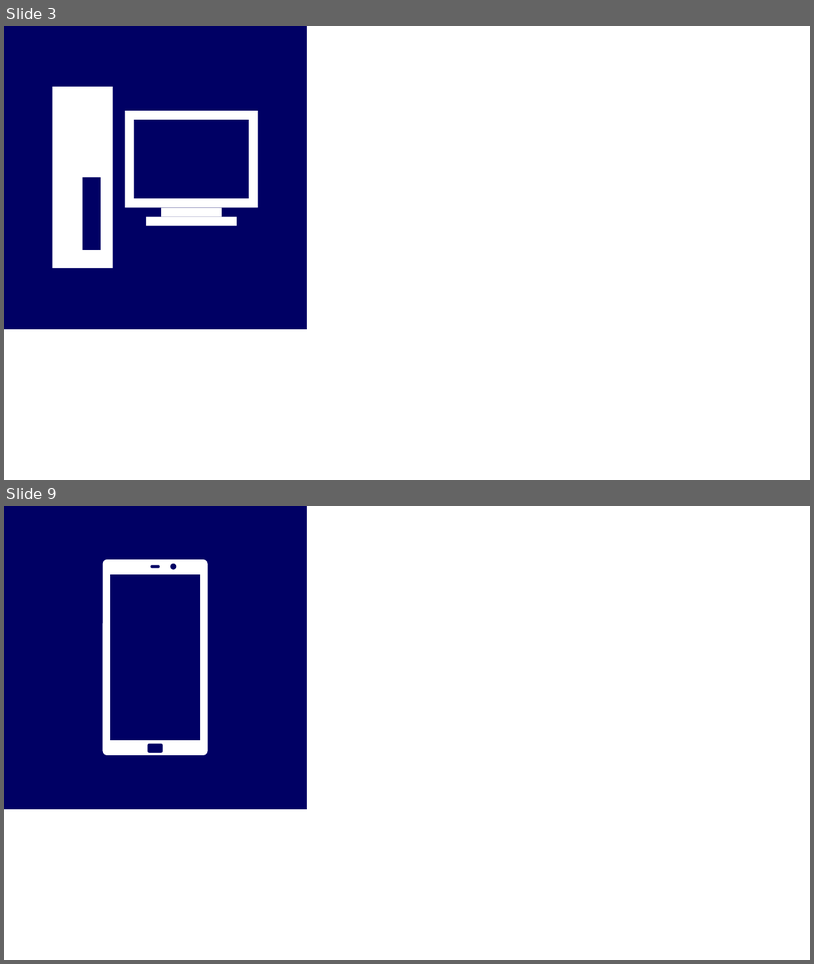
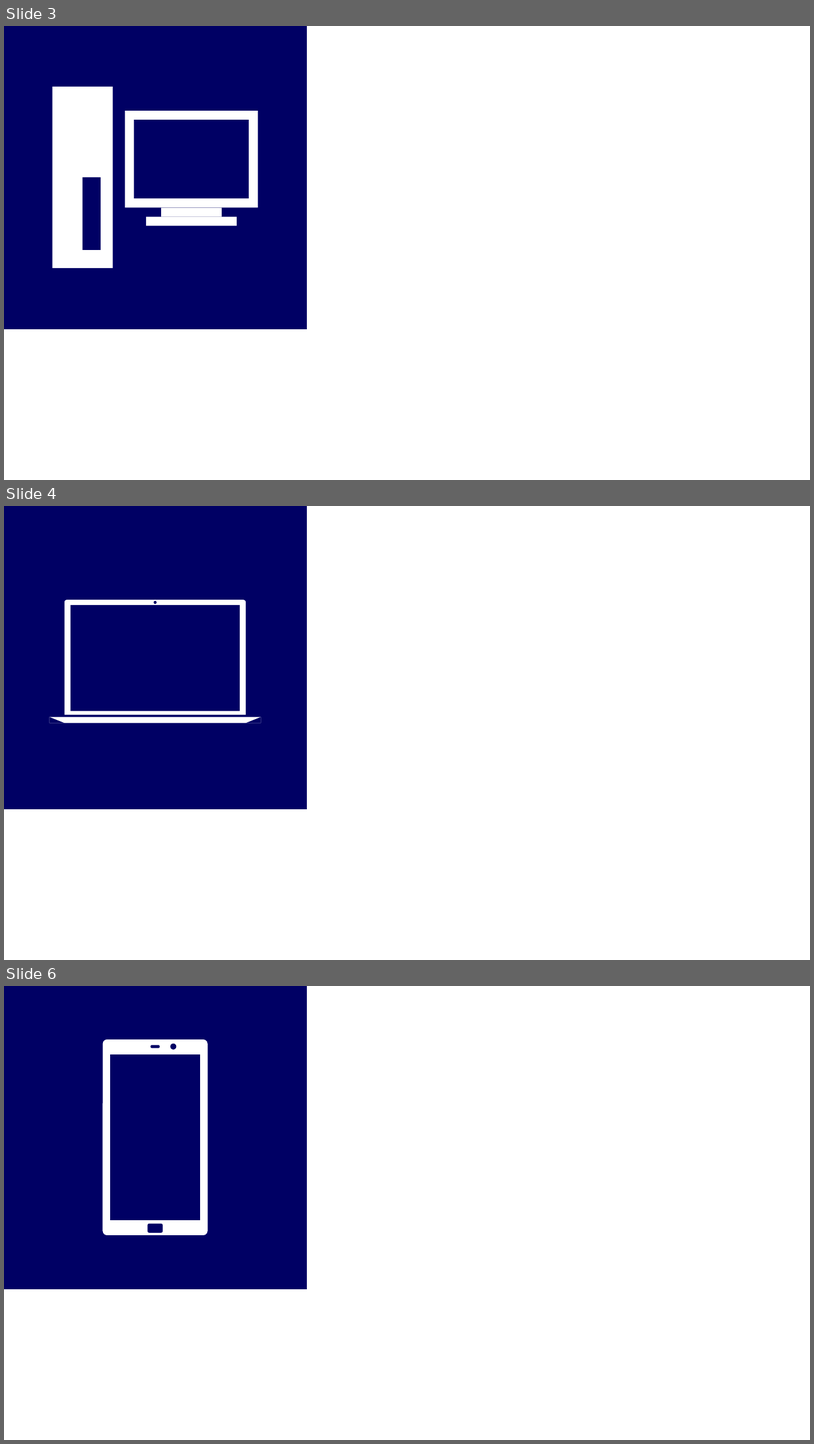
Before and after one commit to ChrisVasterling/chrisvasterling, a slide deck: Files/img/icons/icons.pptx. Shown one above the other, each under a label of ours: slides 3 and 9 before the commit, slides 3, 4 and 6 after it; the slides between them are not shown. The pictures are 814x964 and 814x1444 pixels, drawn with LibreOffice and Linux fonts; fonts in the diff are those of the drawing. Boxes give left, top, right and bottom in pixels: in the first picture for what was removed or moved away, otherwise in the second. Text is boxed around its words. In the diff, an @@ line names an element or a change of style, - is before the commit and + after.

```diff
--- a/Files/img/icons/icons.pptx
+++ b/Files/img/icons/icons.pptx
@@ slide 4 added at <box>4,506,810,960</box>, background #FFFFFF @@
@@ rectangle added at <box>4,506,306,808</box>, fill #000064, outline #000064 1 pt @@
@@ round same rect added at <box>65,600,246,715</box>, fill #FFFFFF @@
@@ round same rect added at <box>71,605,240,711</box>, fill #000064 @@
@@ ellipse added at <box>154,601,157,604</box>, fill #000064 @@
@@ rectangle added at <box>50,717,261,723</box>, fill #FFFFFF @@
@@ right triangle added at <box>50,717,65,723</box>, fill #000064 @@
@@ right triangle added at <box>246,717,261,723</box>, fill #000064 @@
@@ what was slide 9 is now slide 6 @@
```
Also in this commit, not shown: 1 other slide added, 12 other files.
